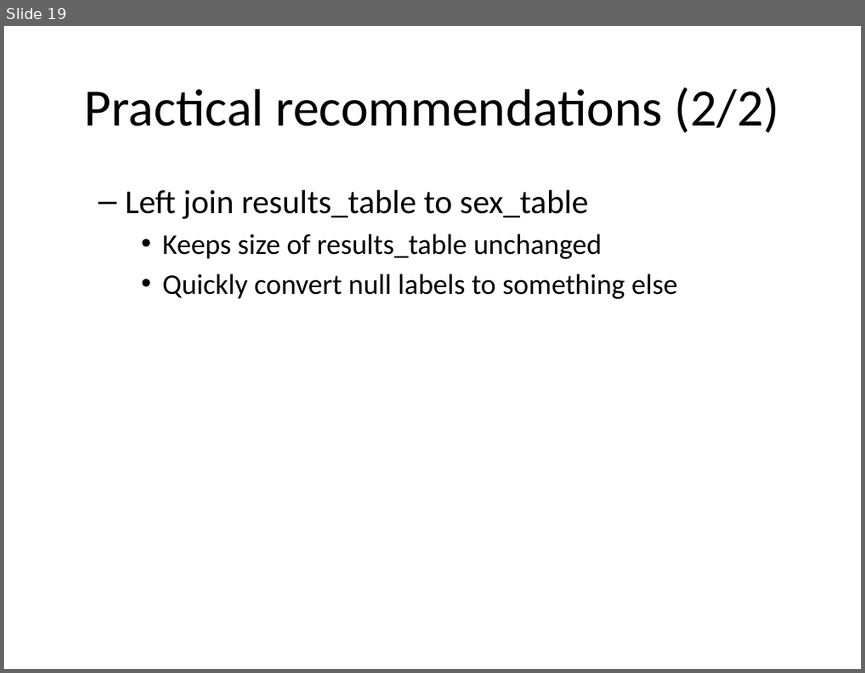
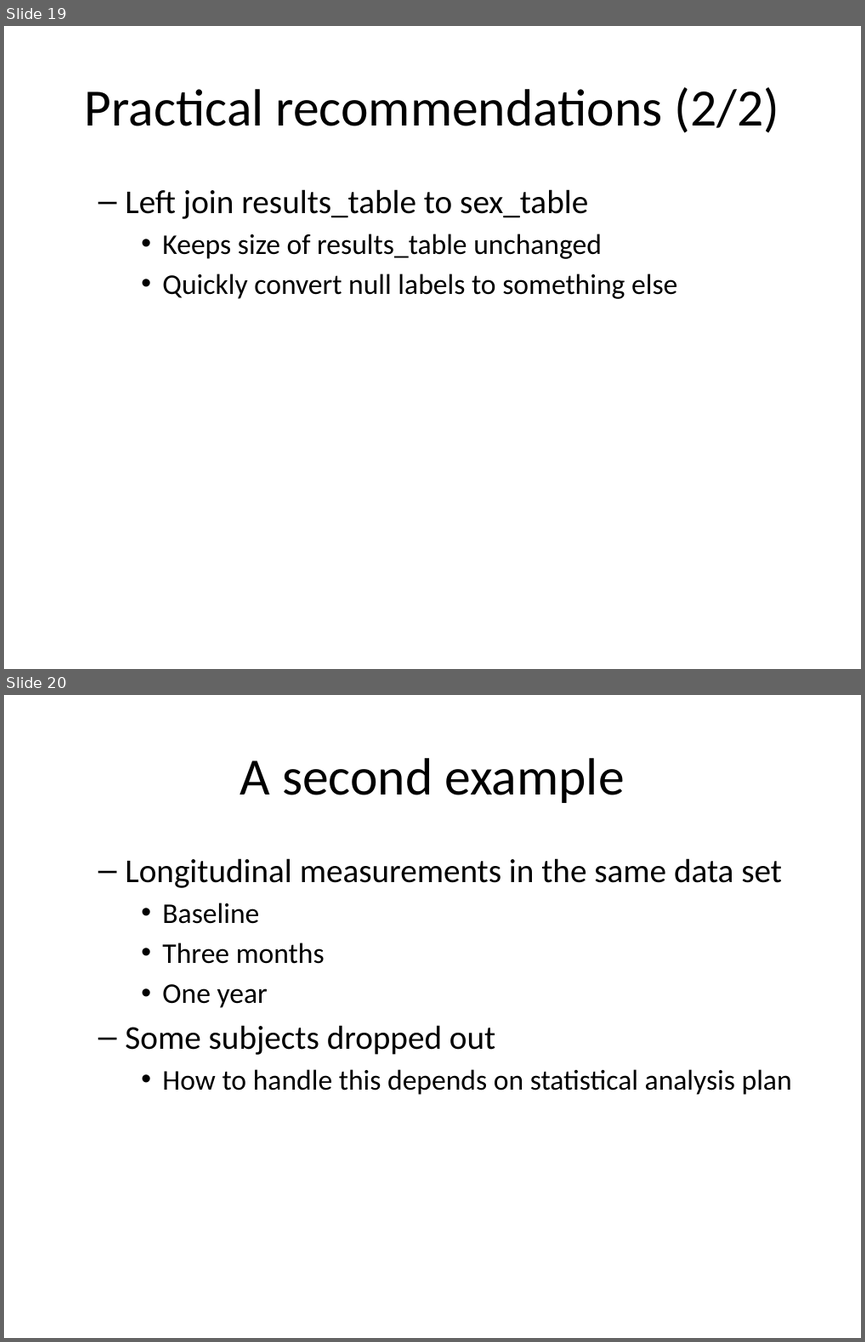
Before and after one commit to pmean/introduction-to-sql, a slide deck: src/mismatches.pptx. Shown one above the other, each under a label of ours: slide 19 before the commit, slides 19 and 20 after it. The pictures are 865x673 and 865x1342 pixels, drawn with LibreOffice and Linux fonts; fonts in the diff are those of the drawing. Boxes give left, top, right and bottom in pixels: in the first picture for what was removed or moved away, otherwise in the second. Text is boxed around its words. In the diff, an @@ line names an element or a change of style, - is before the commit and + after.

Commit message:
Completed longitudinal example in mismatches.Rmd

```diff
--- a/src/mismatches.pptx
+++ b/src/mismatches.pptx
@@ slide 20 added at <box>4,695,861,1338</box>, background #FFFFFF @@
@@ title added at <box>240,758,624,803</box>, 44 pt, text #000000 @@
+A second example
@@ text added at <box>125,858,792,1095</box>, 24 pt, text #000000 @@
+  – Longitudinal measurements in the same data set
+    • Baseline
+    • Three months
+    • One year
+  – Some subjects dropped out
+    • How to handle this depends on statistical analysis plan
```
Also in this commit, not shown: 3 slides changed, 12 other slides added, 12 other files.
